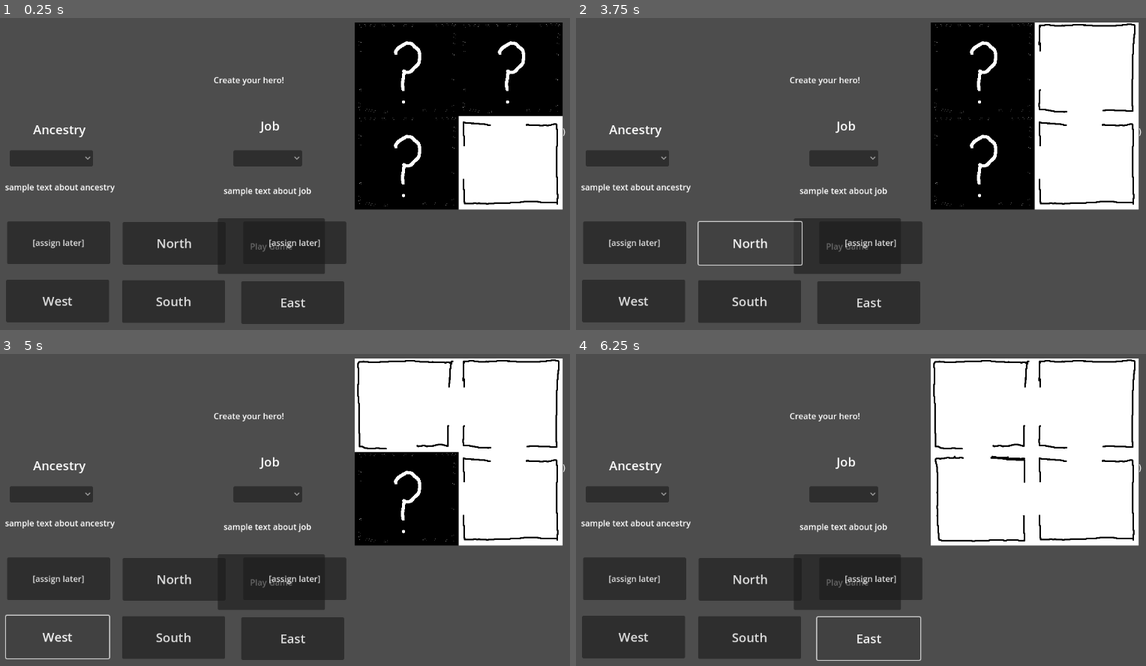
Above: before the commit, frames 1-4 (two rows, left to right).
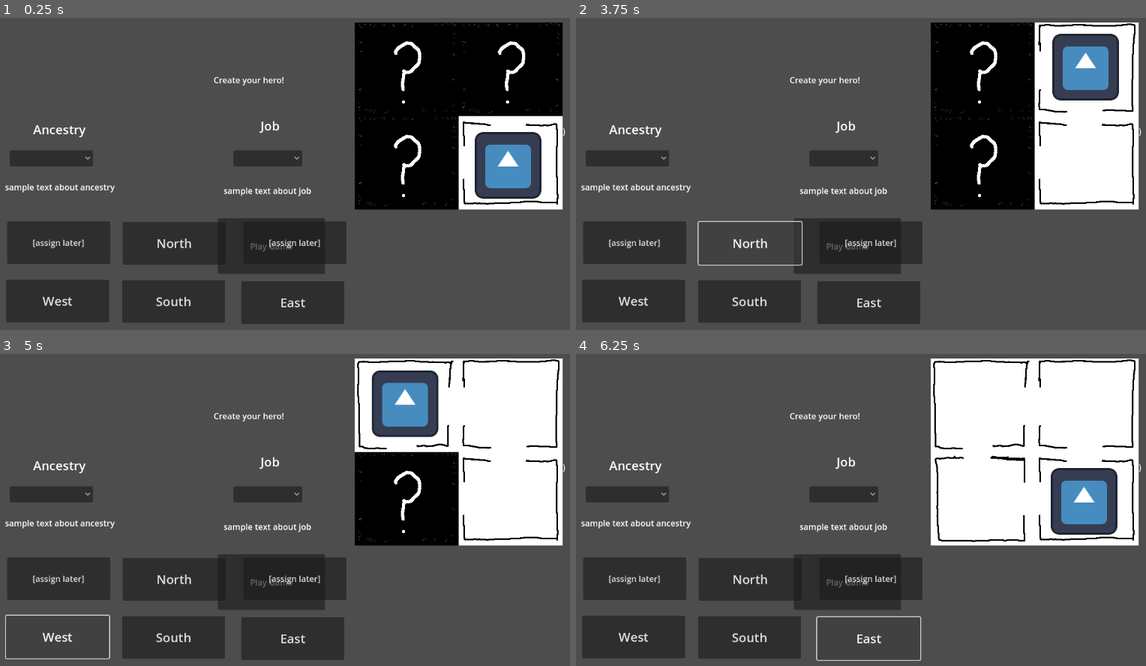
Above: after the commit, the same moments.

Repository: CawsualCrow/Capstone
Game: Godot game, scene res://Scenes/main.tscn
Two runs of this game, one before a commit and one after it. Both use one fixed random seed, a clock stepped at 60 frames per second and the inputs below. The engine's default icon, where the game draws it, is replaced by a stand-in: a white triangle on a blue panel in a dark square.
Inputs (mouse positions are in pixels of both pictures, inside the frame that each line leads up to):
- Up to frame 1 (0.25 s): no input
- Up to frame 2 (3.75 s): click "Play Game" at 0.5 s; click "Play Game" at 1.25 s; click (627, 158) at 2 s; click (843, 158) at 2.75 s; click "North" at 3.5 s
- Up to frame 3 (5 s): click "West" at 4.25 s
- Up to frame 4 (6.25 s): click "South" at 5 s; click "East" at 5.75 s

The runs differ from the first frame. In frame 1, 2.4% of the frame differs, in the area x 83-95%, y 36-58%; in frame 2, 2.4%; in frame 3, 2.4%, in the area x 65-77%, y 5-27%; in frame 4, 2.4%.

Commit message:
finished map prototype
Map functions now include player location icon. Next push will update game logic to connect CC, combat, and map

Diff:
--- a/samplecombatloop - Copy/Scenes/main.tscn
+++ b/samplecombatloop - Copy/Scenes/main.tscn
@@ -18,6 +18,7 @@
 [ext_resource type="Script" uid="uid://c5krxgxnqu5ie" path="res://Scenes/map.gd" id="16_b3802"]
 [ext_resource type="Texture2D" uid="uid://covhv3435ryod" path="res://Textures/Maps/2x2 Map.png" id="16_k12tt"]
 [ext_resource type="Texture2D" uid="uid://d18dqedta6xcs" path="res://Textures/Maps/Unexplored room.png" id="17_h1bgf"]
+[ext_resource type="Texture2D" uid="uid://xey8hvrtngop" path="res://icon.svg" id="19_fevyy"]
 
 [node name="Main" type="Node" node_paths=PackedStringArray("player_character", "ai_character")]
 script = ExtResource("1_bo1nx")
@@ -441,23 +442,43 @@
 texture = ExtResource("17_h1bgf")
 
 [node name="Mask2" type="TextureRect" parent="Map/2x2Map"]
+layout_mode = 0
 offset_top = 180.0
 offset_right = 200.0
 offset_bottom = 360.0
 texture = ExtResource("17_h1bgf")
 
 [node name="Mask3" type="TextureRect" parent="Map/2x2Map"]
+layout_mode = 0
 offset_left = 200.0
 offset_right = 400.0
 offset_bottom = 180.0
 texture = ExtResource("17_h1bgf")
 
 [node name="Mask4" type="TextureRect" parent="Map/2x2Map"]
+visible = false
+layout_mode = 0
 offset_left = 200.0
 offset_top = 180.0
 offset_right = 400.0
 offset_bottom = 360.0
 texture = ExtResource("17_h1bgf")
+
+[node name="PL_0_0" type="Sprite2D" parent="Map"]
+position = Vector2(809, 123)
+texture = ExtResource("19_fevyy")
+
+[node name="PL_0_1" type="Sprite2D" parent="Map"]
+position = Vector2(1010, 122)
+texture = ExtResource("19_fevyy")
+
+[node name="PL_1_0" type="Sprite2D" parent="Map"]
+position = Vector2(807, 306)
+texture = ExtResource("19_fevyy")
+
+[node name="PL_1_1" type="Sprite2D" parent="Map"]
+position = Vector2(1007, 311)
+texture = ExtResource("19_fevyy")
 
 [connection signal="health_change" from="Player_Character" to="." method="_on_player_character_health_change"]
 [connection signal="health_depleted" from="Player_Character" to="." method="_on_player_character_health_depleted"]
--- a/samplecombatloop - Copy/Scenes/map.gd
+++ b/samplecombatloop - Copy/Scenes/map.gd
@@ -1,20 +1,26 @@
 extends CanvasLayer
 
-## map
-@export var map_masks : Array[Array]
-@export var row1 : Array[TextureRect]
+# map variables  # Note: row1 values = [0,n], row2 = [1,n]
+@export var map_masks : Array[Array] # "Hidden" rooms = unexplored
+@export var row1 : Array[TextureRect] # row1 and row2 are map coordinates
 @export var row2 : Array[TextureRect]
-@export var get_current : TextureRect
-@export var cur_row : int
+@export var get_current : TextureRect # ?
+@export var cur_row : int # cur_row/col = player coordinates
 @export var cur_col : int
 
-var visited_room : Array[Array]
-var vis_row1 : Array[int]
+var visited_room : Array[Array] # tracks visited (1) and unvisited (0) rooms
+var vis_row1 : Array[int] # coordinates of un/visited rooms
 var vis_row2 : Array[int]
+var player_location : Array[Array] # tracks player icon on map
+var pl_row1 : Array[Sprite2D] # player icon location
+var pl_row2 : Array[Sprite2D]
 
 
 # Called when the node enters the scene tree for the first time.
-func _ready() -> void:
+# For updating _move(), use cur_row and cur_col var
+func _ready() -> void: # Start of Game (SoG)
+	# Add ? over map spaces at start of game. Signifies unexplored rooms
+	# SoG: mask unvisited rooms, show starting room
 	row1.append($"2x2Map/Mask")
 	row1.append($"2x2Map/Mask2")
 	row2.append($"2x2Map/Mask3")
@@ -26,17 +32,32 @@
 	map_masks[0][1].show()
 	map_masks[1][1].hide()
 
+	# SoG: set all rooms but starting room to "unvisited"
 	vis_row1.append(0)
 	vis_row1.append(0)
 	vis_row2.append(0)
 	vis_row2.append(1)
-
 	visited_room.append(vis_row1)
 	visited_room.append(vis_row2)
 
-
+	# Coordinates for updating _move()
+	# Set to starting room at SoG
 	cur_col = 1
 	cur_row = 1
+
+	# SoG: set player icon grid, show for starting room
+	# Note: coordinates acting strange.
+	# Coord work when [col][row] rather than [row][col] called in move function
+	pl_row1.append($PL_0_0)
+	pl_row1.append($PL_0_1)
+	pl_row2.append($PL_1_0)
+	pl_row2.append($PL_1_1)
+	player_location.append(pl_row1)
+	player_location.append(pl_row2)
+	player_location[0][0].hide()
+	player_location[0][1].hide()
+	player_location[1][0].hide()
+	player_location[1][1].show()
 
 
 # Called every frame. 'delta' is the elapsed time since the previous frame.
@@ -49,10 +70,12 @@
 	elif(cur_col + y >= map_masks.size() or cur_col + y < 0):
 		return -1
 	else:
+		player_location[cur_col][cur_row].hide() # not sure why this needs to be backwards, but it worked lol
 		cur_col += y
 		cur_row += x
 		get_current = map_masks[cur_row][cur_col]
 		var visited = visited_room[cur_row][cur_col]
 		get_current.hide()
+		player_location[cur_col][cur_row].show()
 		visited_room[cur_row][cur_col] = 1
 		return visited
Not shown: 1 places in samplecombatloop - Copy/Scenes/main.tscn that only renumber resources
